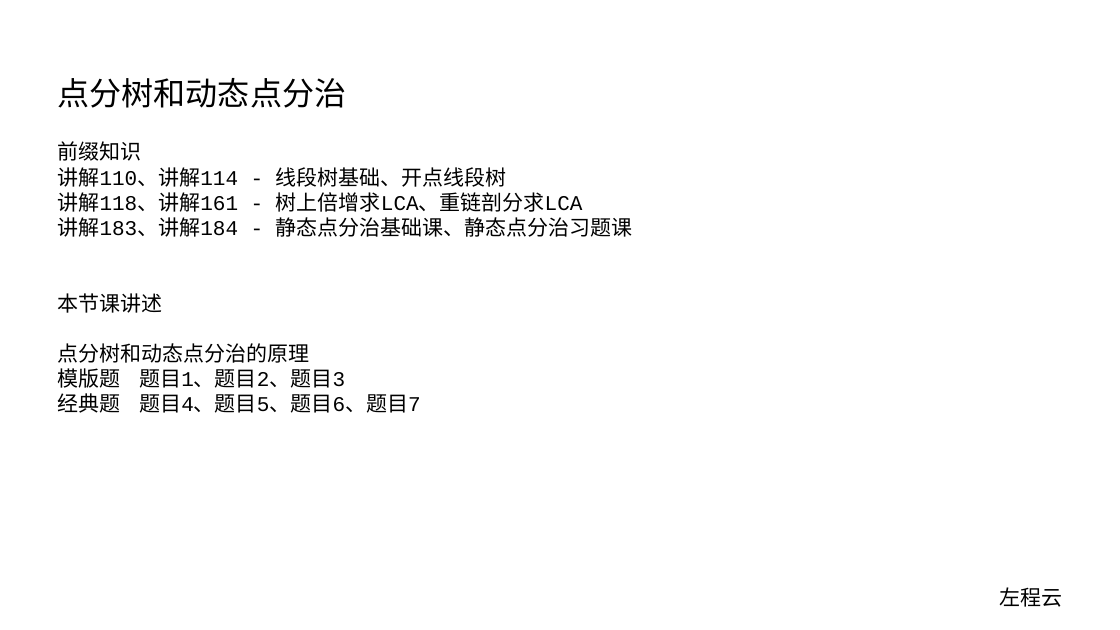
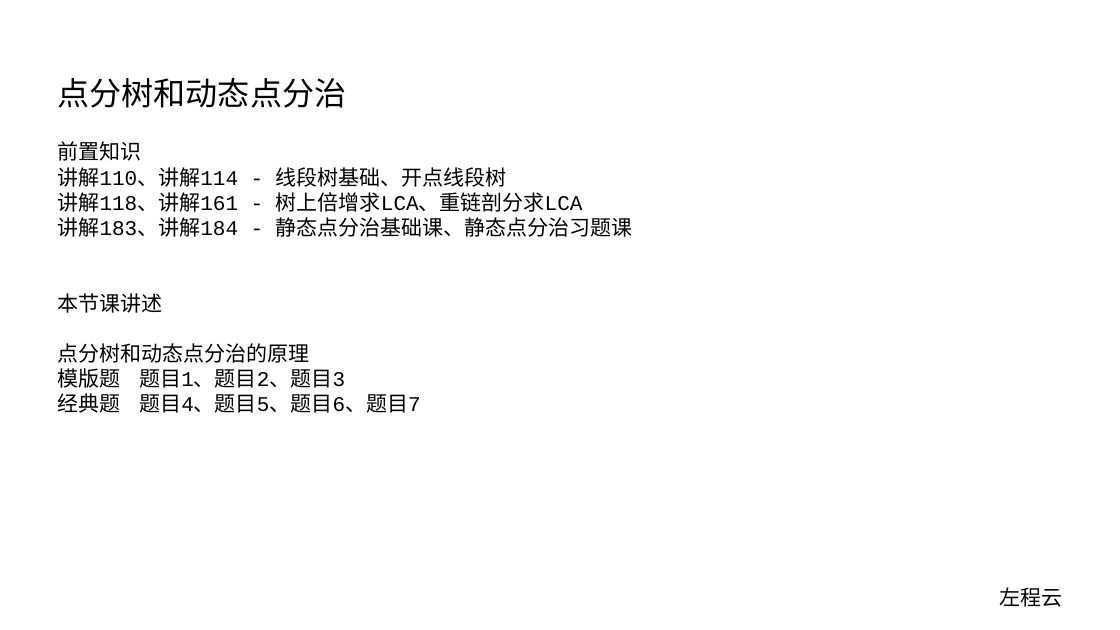
Before and after one commit to algorithmzuo/algorithm-journey, a slide deck: slide 1 of ppt/算法讲解185【挺难】点分树和动态点分治.pptx. Drawn at 1120x630 pixels with LibreOffice and Linux fonts; fonts in the diff are those of the drawing. Boxes give left, top, right and bottom in pixels: in the first picture for what was removed or moved away, otherwise in the second. Text is boxed around its words. In the diff, an @@ line names an element or a change of style, - is before the commit and + after.

Commit message:
modify code

```diff
--- a/ppt/算法讲解185【挺难】点分树和动态点分治.pptx
+++ b/ppt/算法讲解185【挺难】点分树和动态点分治.pptx
@@ text at (58,141,142,161): text changed @@
-前缀知识
+前置知识
```
